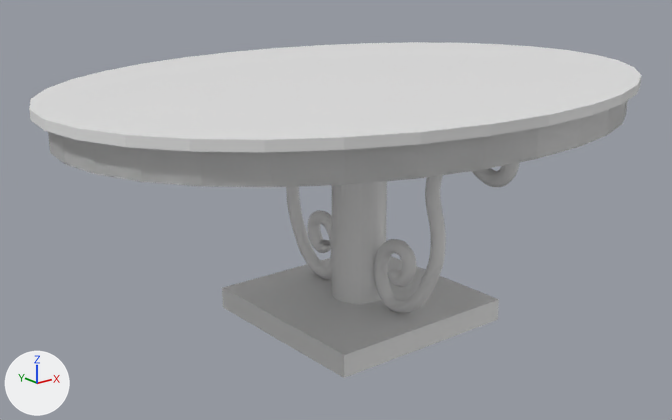
One commit to the glTF model assets/table/table.glb: the scene before it, then after it.
One viewpoint serves both versions: a 50 mm camera at (-4.14, -4.91, 2.51) aimed at (-0.14, 0.09, 0.51). Arrows for +X, +Y and +Z are at lower left; the lights stay in place. The picture after the commit comes second. Where no turn or scale is listed for an object, it has been applied to the vertices. Vertices at exactly the same position are counted once.
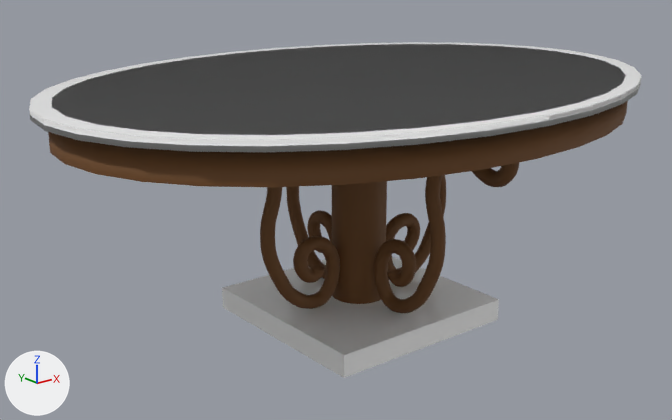
Commit message: table colors

Boxes (x1, y1, x2, y2) around the edits, measured in the pictures (672 x 420 px):
'BézierCurve.001', recoloured (white to brown): (286, 163, 519, 313) in both
'Cylinder.001', recoloured (white to brown): (332, 181, 387, 304) in both
'BézierCurve.002', added (brown): after (260, 175, 446, 309)
part 1 of me_cylinder, reshaped: before (49, 101, 628, 187); after (52, 44, 626, 135)
part 2 of me_cylinder, recoloured: (29, 42, 641, 153) in both
part 3 of me_cylinder, recoloured (white to brown): (48, 101, 628, 187) in both

The change, as a list of edits to the scene's bpy script:
```text
Add mat_woodsimple:
    mat_woodsimple = principled_material('woodSimple')
    mat_woodsimple.base_color = (0.146, 0.0581, 0.0125)  # brown #6b441d
    mat_woodsimple.roughness = 0.741
Add mat_marblesimple:
    mat_marblesimple = principled_material('marbleSimple')
    mat_marblesimple.base_color = (1.0, 1.0, 1.0)  # white #ffffff
    mat_marblesimple.metallic = 0.0545
    mat_marblesimple.roughness = 0.164
Change me_béziercurve_001:
    where me_béziercurve_001.from_pydata(...)  # 5496 vertices, 10944 faces; spans x -0.05..0.05, y -1.43..1.43, z -0.14..1.4
    add me_béziercurve_001.materials.append(mat_woodsimple)  # brown #6b441d
Change me_cylinder:
    used by ob_cylinder; location = (0.0, 0.0, 0.019)
    remove me_cylinder.from_pydata(...)  # 192 vertices, 422 faces; spans x -2.25..2.26, y -1.64..1.65, z 1.18..1.45
    add me_cylinder.from_pydata(...)  # 256 vertices, 516 faces; spans x -2.25..2.26, y -1.64..1.65, z 1.18..1.45
    me_cylinder part 1
    128 faces are deleted
    32 vertices are added at x -2.12..2.12, y -1.55..1.55, z 1.18
    24 new vertices lie (0.0, 0.0, 0.27) away from vertices in x -2.12..2.12, y -1.55..1.55, z 1.18
    8 new vertices lie (0.0, 0.0, 0.27) away from vertices in x -1.77..1.77, y -1.1..1.1, z 1.18
    30 new faces join them, mat_marblesimple (white #ffffff)
    192 new faces join them, mat_woodsimple (brown #6b441d)
    me_cylinder part 2: 230 faces spanning x -2.25..2.26, y -1.64..1.65, z 1.38..1.45 switch from no material to mat_marblesimple (white #ffffff)
    me_cylinder part 3: 64 faces spanning x -2.16..2.16, y -1.58..1.58, z 1.18..1.38 switch from no material to mat_woodsimple (brown #6b441d)
Change me_cylinder_001:
    where me_cylinder_001.from_pydata(...)  # 64 vertices, 124 faces; spans x -0.2..0.2, y -0.2..0.2, z -0.8..0.8
    add me_cylinder_001.materials.append(mat_woodsimple)  # brown #6b441d
Add ob_béziercurve_002:
    ob_béziercurve_002 = bpy.data.objects.new('BézierCurve.002', me_béziercurve_001)
    ob_béziercurve_002.location = (0.009, 0.0, 0.0)
    ob_béziercurve_002.rotation_euler = (0.0, 0.0, 1.571)  # degrees (0, 0, 90)
```
